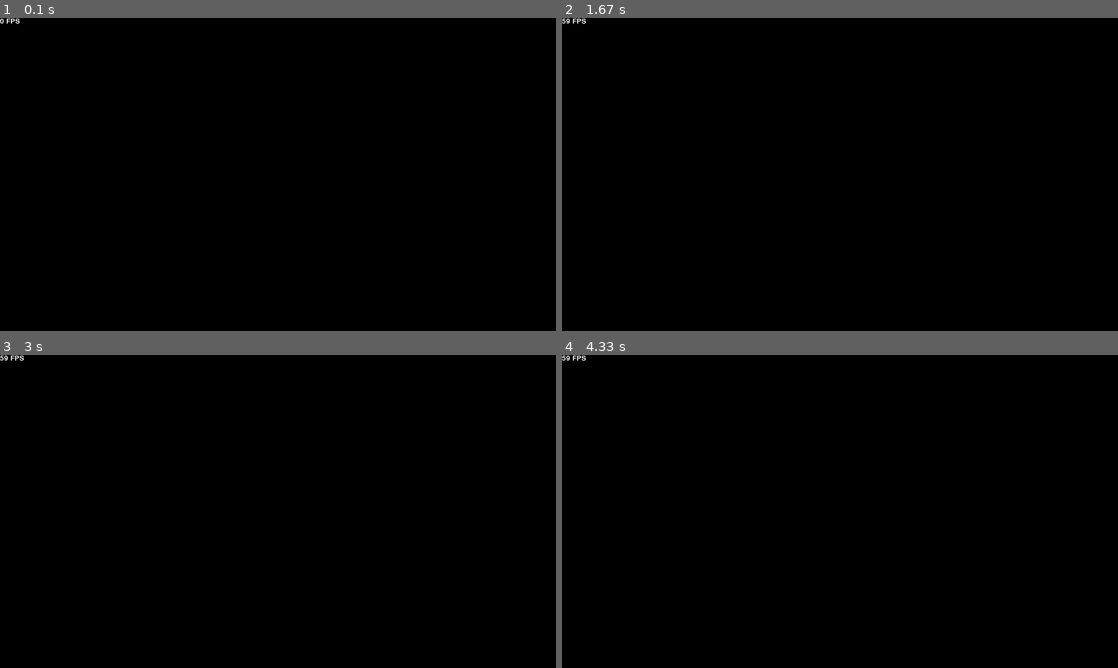
Above: before the commit, frames 1-4 (two rows, left to right).
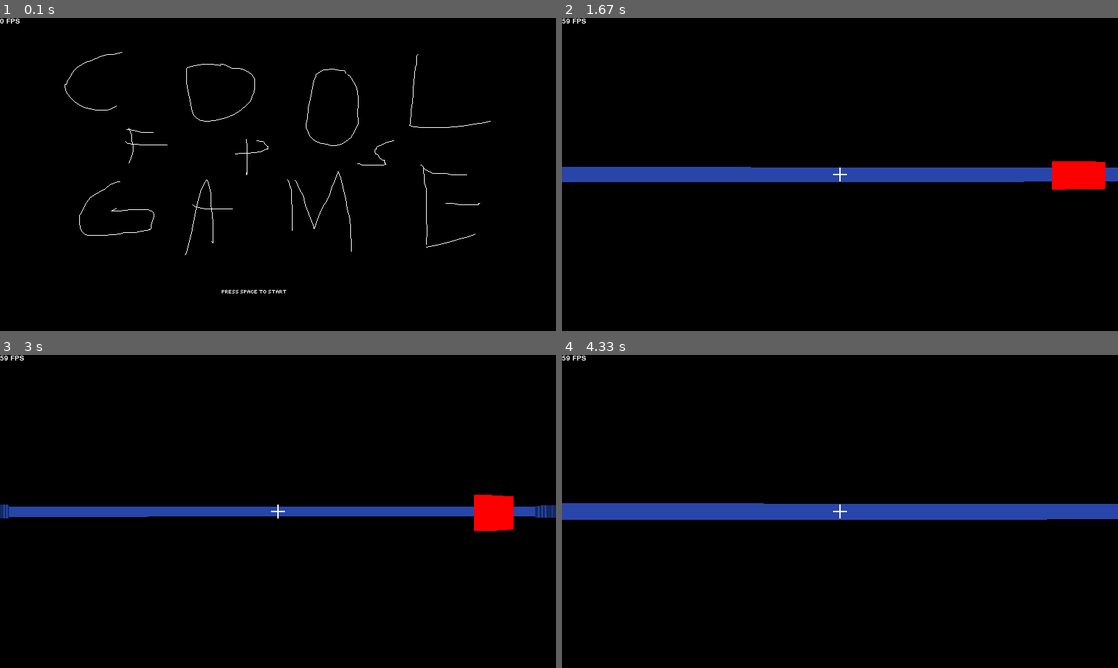
Above: after the commit, the same moments.

Repository: MuhDash73/pygame_fps
Game: pygame game, started from main.py
The game is run twice, just before and just after one commit, with the same random seed, the same clock (stepped at 60 frames per second) and the same inputs.
Inputs:
- Up to frame 1 (0.1 s): no input
- Up to frame 2 (1.67 s): tap Space at 0.33, 0.73, 1.03, 1.23, 1.57 s; hold Right 0.67-1.13 s; hold Up 1.17-1.47 s; hold W 1.17-1.47 s; hold Right from 1.5 s (still down); hold D from 1.5 s (still down)
- Up to frame 3 (3 s): tap Space at 1.87, 2.07, 2.37, 2.63, 2.97 s; release Right at 1.97 s; release D at 1.97 s; hold Left 2-2.53 s; hold A 2-2.53 s; hold Down 2.57-2.87 s; hold S 2.57-2.87 s; hold Left from 2.9 s (still down); hold A from 2.9 s (still down)
- Up to frame 4 (4.33 s): tap Space at 3.27, 3.4, 3.8, 4.1 s; release Left at 3.3 s; release A at 3.3 s; hold Up 3.33-3.7 s; hold W 3.33-3.7 s; hold Right from 3.73 s (still down); hold D from 3.73 s (still down)

The runs differ from the first frame. In frame 1, 0.7% of the frame differs, in the area x 11-89%, y 10-88%; in frame 2, 5.1%; in frame 3, 3.8%; in frame 4, 5.2%, in the area x 0-100%, y 47-53%.

Commit message:
added start menu

Diff:
--- a/game.py
+++ b/game.py
@@ -15,6 +15,7 @@
         self.state = "start_menu"
 
         self.visible_sprites_start = pygame.sprite.Group()
+        StartMenu("Assets/Title screens/StartMenu.png", self.visible_sprites_start)
 
         self.player = Player()
         self.other_updatable_sprites = pygame.sprite.Group()
@@ -80,8 +81,12 @@
 
     def run(self, dx, dy):
         self.surface.fill("#000000")
+        keys = pygame.key.get_pressed()
         if self.state == "start_menu":
-            pass
+            self.visible_sprites_start.draw(self.surface)
+            if keys[pygame.K_SPACE]:
+                self.state = "playing"
+
         elif self.state == "playing":
             self.player.update(dx, dy)
             self.other_updatable_sprites.update(self.raycaster)
--- a/other_visible_sprites.py
+++ b/other_visible_sprites.py
@@ -1,7 +1,15 @@
 import pygame
+from settings import *
 
 class Crosshair(pygame.sprite.Sprite):
     def __init__(self, image, x, y , groups):
         super().__init__(groups)
         self.image = image
         self.rect = self.image.get_rect(center = (x,y))
+
+class StartMenu(pygame.sprite.Sprite):
+    def __init__(self, image, groups):
+        super().__init__(groups)
+        self.image = pygame.Surface((WIDTH, HEIGHT))
+        self.image = pygame.image.load(image).convert_alpha()
+        self.rect = self.image.get_rect(topleft = (0,0))
Renamed: Assets/Title screens/pixil-frame-0.png -> Assets/Title screens/StartMenu.png
